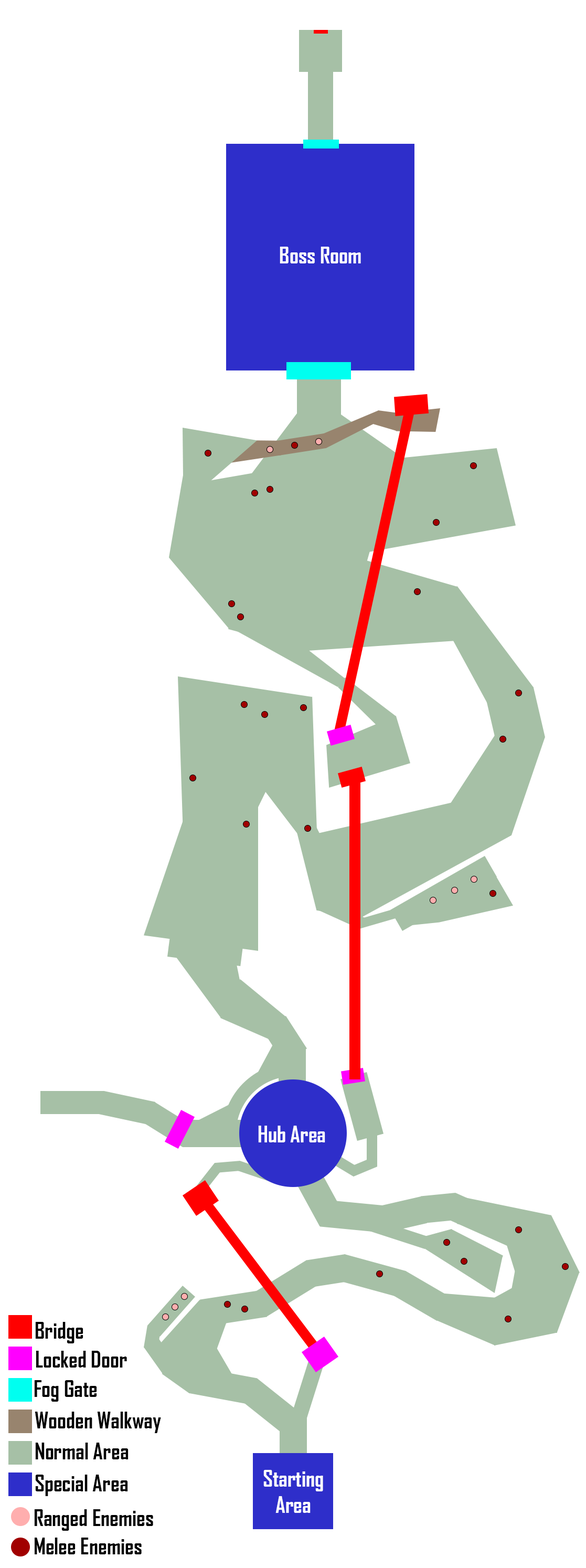
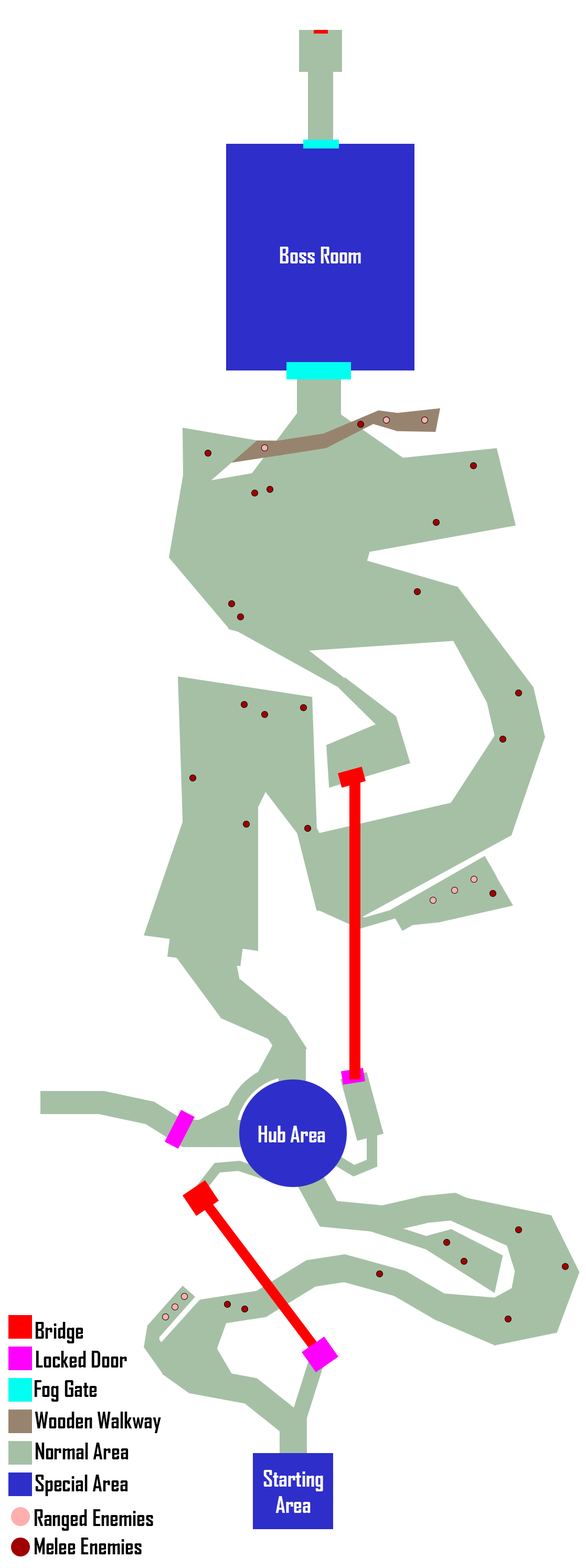
Two versions of the same layered image (586x1568). Layer-by-layer changes:
added layer "Ellipse 2 copy 39" in group "Second Area" over [left=261, top=444, right=269, bottom=452]
added layer "Ellipse 2 copy 38" in group "Second Area" over [left=383, top=416, right=390, bottom=424]
painted on "Ellipse 2 copy 37" over [left=315, top=416, right=429, bottom=446]
removed layer "Ellipse 2 copy 36" from group "Second Area" over [left=266, top=446, right=274, bottom=453]
painted on "Ellipse 2 copy 28" over [left=291, top=420, right=365, bottom=449]
removed layer "Rectangle 4 copy 2" from group "Second Area" over [left=326, top=724, right=355, bottom=746]
removed layer "Bridge 3" from group "Second Area" over [left=333, top=404, right=416, bottom=736]
removed layer "Rectangle 7" from group "Second Area" over [left=394, top=394, right=429, bottom=417]
painted on "Rectangle 2 copy 89" over [left=373, top=448, right=516, bottom=554]
painted on "Rectangle 2 copy 90" over [left=245, top=635, right=345, bottom=687]
painted on "Rectangle 2 copy 85" over [left=399, top=422, right=428, bottom=432]
painted on "Rectangle 2 copy 83" over [left=357, top=420, right=365, bottom=428]
painted on "Rectangle 2 copy 60" over [left=143, top=935, right=258, bottom=951]
painted on "Rectangle 2 copy 17" over [left=219, top=1353, right=231, bottom=1372]
